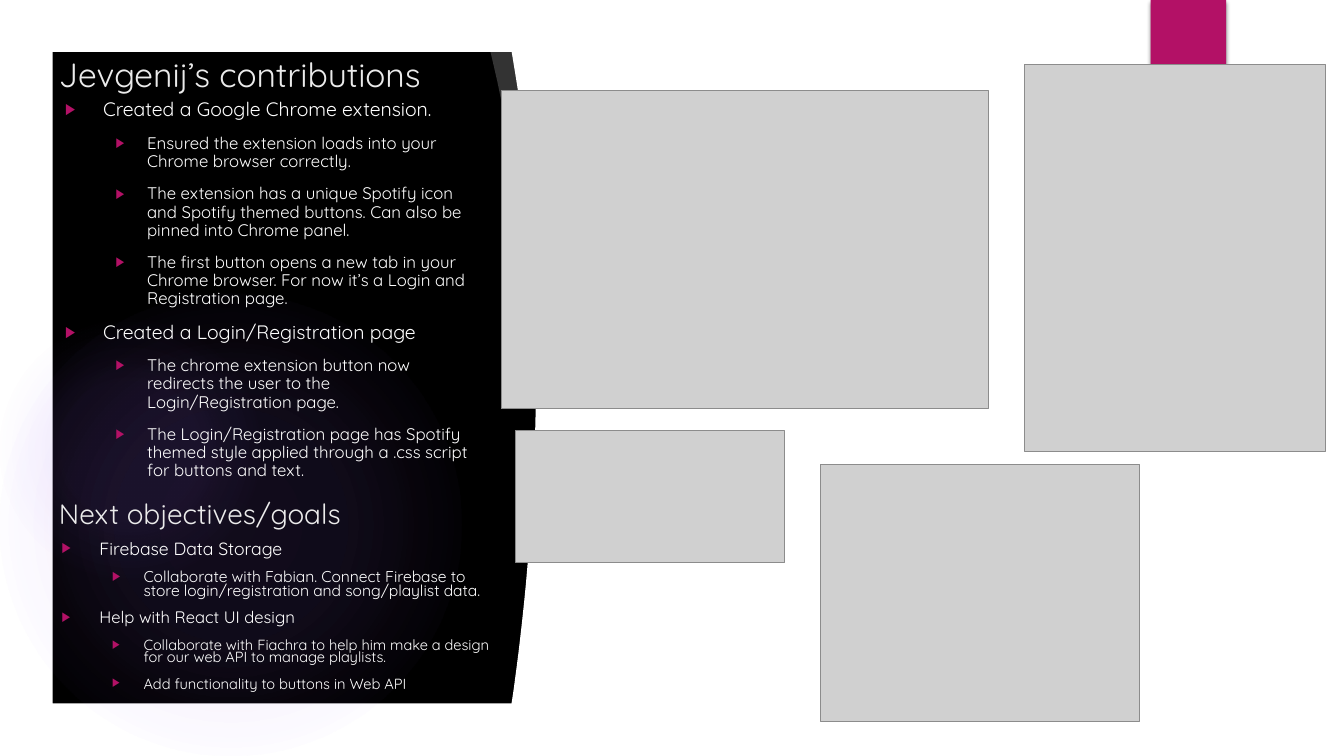
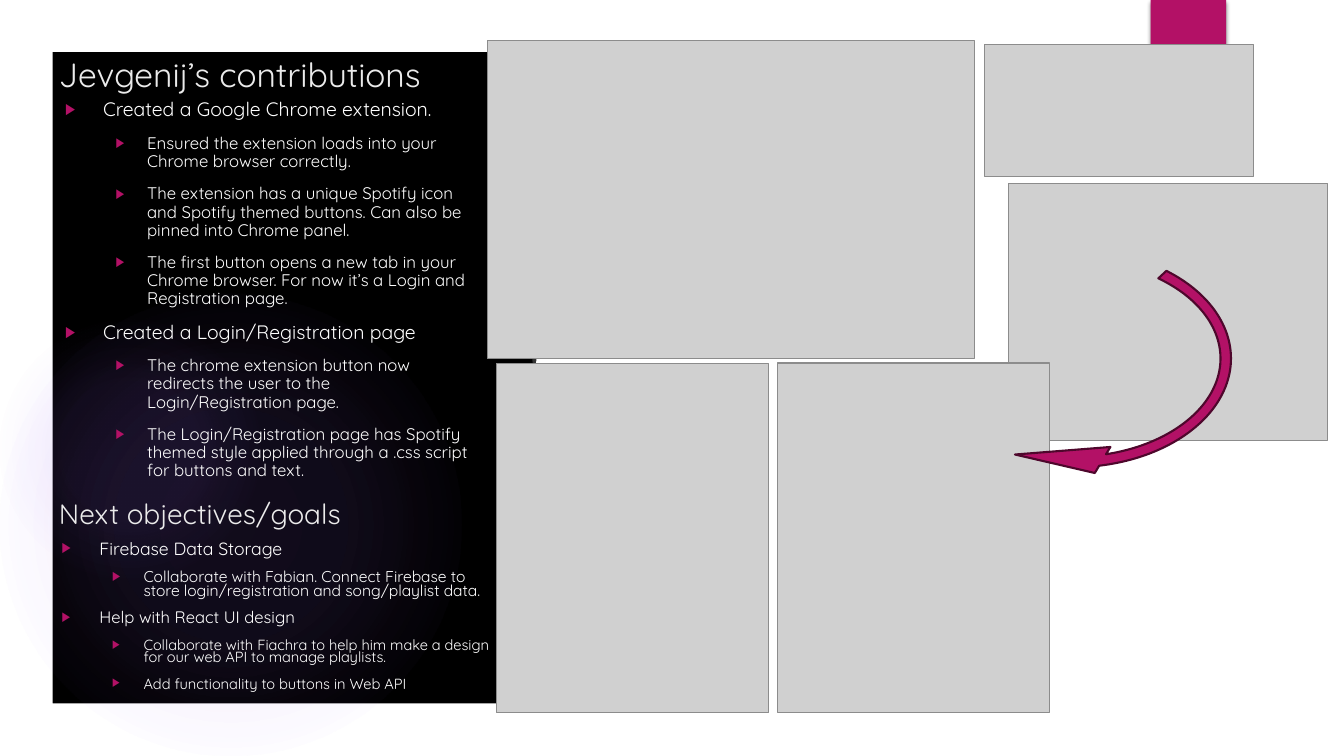
Before and after one commit to Ladnopoka/Spotify-Playlist-Enhancer, a slide deck: slide 5 of Spotify_Playlist_Enhancer_2.pptx. Drawn at 1344x756 pixels with LibreOffice and Linux fonts; fonts in the diff are those of the drawing; grey boxes stand for pictures; background and template pictures are left out. Boxes give left, top, right and bottom in pixels: in the first picture for what was removed or moved away, otherwise in the second. Text is boxed around its words. In the diff, an @@ line names an element or a change of style, - is before the commit and + after.

Commit message:
Minor adjustments to the presentation file

```diff
--- a/Spotify_Playlist_Enhancer_2.pptx
+++ b/Spotify_Playlist_Enhancer_2.pptx
@@ picture moved from (x1=501, y1=91, x2=988, y2=408) to (x1=487, y1=40, x2=974, y2=358) @@
@@ picture moved from (x1=516, y1=432, x2=785, y2=564) to (x1=985, y1=44, x2=1254, y2=176) @@
@@ picture moved from (x1=821, y1=465, x2=1140, y2=722) to (x1=1008, y1=184, x2=1328, y2=441) @@
@@ circular arrow added at (x1=904, y1=239, x2=1241, y2=477), fill #B31166, outline #4E072D 1.5 pt @@
@@ picture resized from (x1=1024, y1=65, x2=1326, y2=451) to (x1=497, y1=364, x2=769, y2=714) @@
@@ picture added at (x1=778, y1=363, x2=1051, y2=713) @@
```
